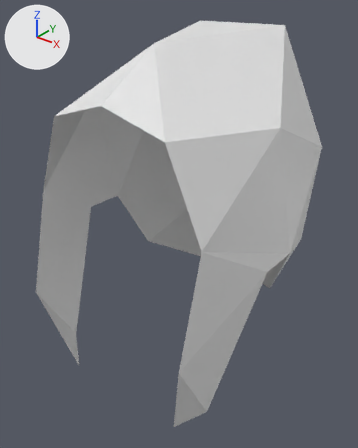
One commit to the COLLADA model art/meshes/props/chin_cap.dae: the scene before it, then after it.
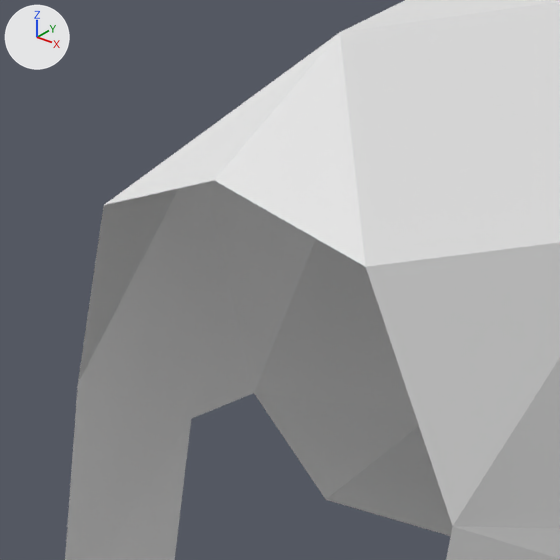
Each version is shown whole from a camera (50 mm lens) standing at (0.00565, -0.00708, 0.00765) and looking at (-0.0001, 0.0001, 0.00319), then close up on the part from 3% to 69% of the width and 7% to 59% of the height. Lighting does not change. The marker at upper left points along +X, +Y and +Z. Materials are left out; every surface is plain grey. Where no turn or scale is listed for an object, it has been applied to the vertices.

The first close-up shows 'all-helmets_001'.
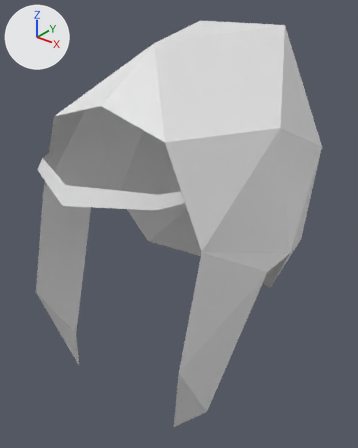
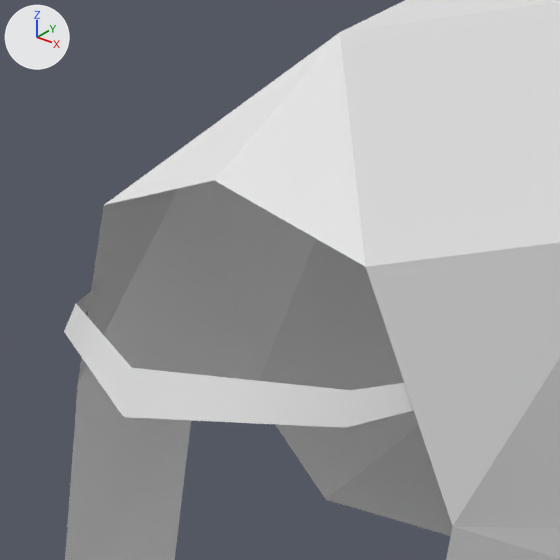
Pixel boxes [x1, y1, x2, y2] of what changed, in the close-ups (560 x 560 px):
'all-helmets_001', reshaped
    before: [65, 0, 560, 560]
    after: [64, 0, 560, 560]
part 1 of me_all_helmets_001_003, added
    after: [64, 281, 414, 428]

The edits, one by one:
me_all_helmets_001_003 has 30 vertices, 40 faces and spans x -0.00229..0.00229, y -0.00233..0.0036, z 0.0001..0.00695.
me_all_helmets_001_003 is used by ob_all_helmets_001; location (0.0, 0.0, 0.0).
Verts and faces of me_all_helmets_001_003; kept vertices keep their numbers, new ones are numbered from 30.
Part 1, on me_all_helmets_001_003:
New vertex 30 is at (0.0, -0.00273, 0.00494), pixel (131, 367).
New vertex 31 is at (0.00161, -0.00166, 0.00494), pixel (436, 378).
New vertex 32 is at (-0.0016, -0.00166, 0.00494), pixel (103, 280).
New vertex 33 is at (-0.00165, -0.00166, 0.00479), pixel (102, 298).
New vertex 34 is at (0.00166, -0.00166, 0.00478).
New vertex 35 is at (0.0, -0.00283, 0.00463), pixel (123, 417).
New vertex 36 is at (-0.00132, -0.00214, 0.00494), pixel (75, 303).
New vertex 37 is at (-0.00137, -0.00225, 0.00474), pixel (63, 331).
New vertex 38 is at (0.00132, -0.00214, 0.00494), pixel (351, 390).
New vertex 39 is at (0.00137, -0.00225, 0.00474), pixel (345, 427).
New faces: (30, 36, 37), (30, 37, 35), (32, 33, 36), (33, 37, 36), (35, 39, 38), (30, 35, 38).
New faces: (31, 39, 34), (31, 38, 39).
